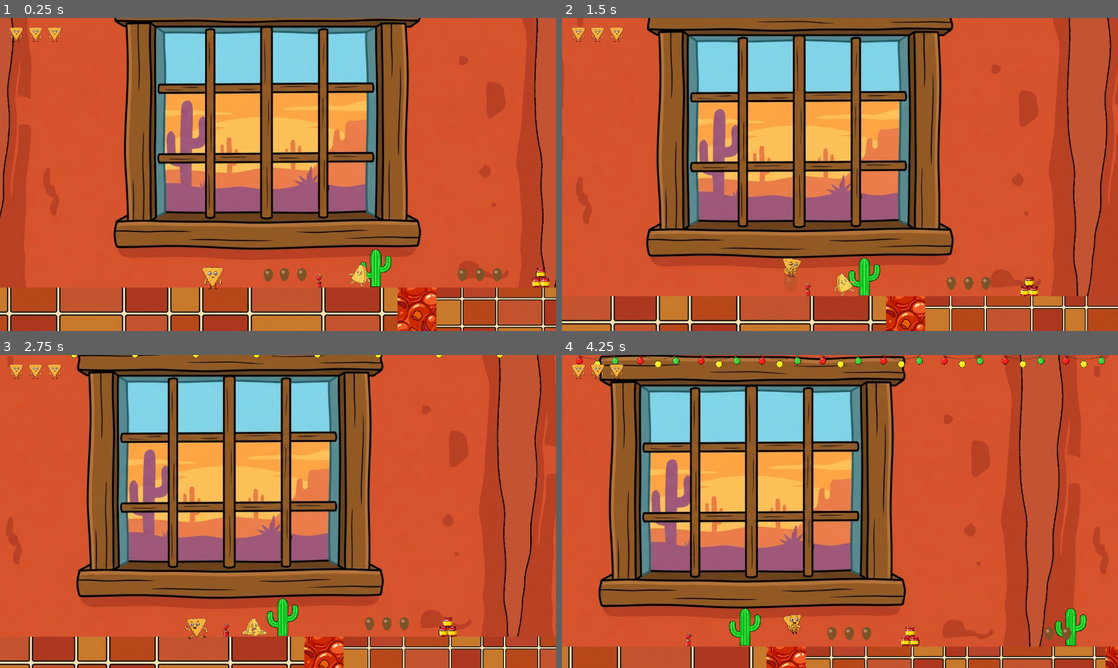
Above: before the commit, frames 1-4 (two rows, left to right).
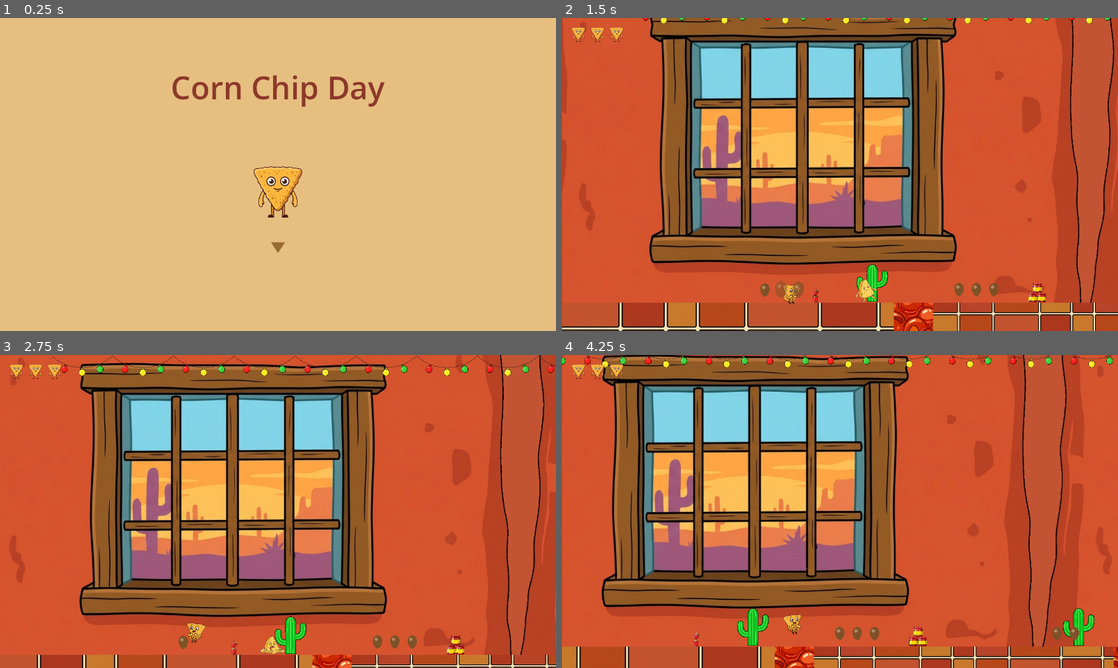
Above: after the commit, the same moments.

Repository: polkfarody/cornchipday
Game: Godot game, scene res://scenes/TitleScreen.tscn
Two runs of this game, one before a commit and one after it. Both use one fixed random seed, a clock stepped at 60 frames per second and the inputs below. Before the commit the project starts from res://scenes/Level1.tscn.
Inputs:
- Up to frame 1 (0.25 s): no input
- Up to frame 2 (1.5 s): tap Enter (ui_accept) at 0.5, 0.6, 0.77, 1.07, 1.35 s; hold Right (ui_right) from 0.53 s (still down)
- Up to frame 3 (2.75 s): tap Enter (ui_accept) at 1.52, 1.82, 2.1 s; release Right (ui_right) at 2.03 s; hold Left (ui_left) from 2.03 s (still down)
- Up to frame 4 (4.25 s): release Left (ui_left) at 2.78 s; hold Right (ui_right) from 2.78 s (still down); tap Enter (ui_accept) at 2.85, 3.02, 3.32, 3.6, 3.77, 4.07 s

The runs differ from the first frame. In frame 1, 100% of the frame differs, in the area x 0-100%, y 0-100%; in frame 2, 34%; in frame 3, 45%; in frame 4, 19%.

Commit message:
Add title screen and world map with level-unlock progression

Diff:
--- a/project.godot
+++ b/project.godot
@@ -11,9 +11,13 @@
 [application]
 
 config/name="Cornchip Day"
-run/main_scene="res://scenes/Level1.tscn"
+run/main_scene="res://scenes/TitleScreen.tscn"
 config/features=PackedStringArray("4.7", "GL Compatibility")
 boot_splash/stretch_mode=4
+
+[autoload]
+
+GameProgress="*res://scripts/game_progress.gd"
 
 [display]
 
--- a/scenes/Level1.tscn
+++ b/scenes/Level1.tscn
@@ -54,7 +54,7 @@
 
 [node name="Level1" type="Node2D" unique_id=1358928885]
 script = ExtResource("0_level_base")
-next_level_path = "res://scenes/Level2.tscn"
+level_number = 1
 
 [node name="Backdrop" type="ColorRect" parent="." unique_id=1458772826]
 offset_left = -1377.0
--- a/scenes/Level2.tscn
+++ b/scenes/Level2.tscn
@@ -43,7 +43,7 @@
 
 [node name="Level2" type="Node2D" unique_id=209566101]
 script = ExtResource("0_level_base")
-next_level_path = "res://scenes/Level3.tscn"
+level_number = 2
 
 [node name="WindowParallax" type="ParallaxBackground" parent="." unique_id=983599640]
 
--- a/scenes/Level3.tscn
+++ b/scenes/Level3.tscn
@@ -50,7 +50,7 @@
 
 [node name="Level3" type="Node2D"]
 script = ExtResource("0_level_base")
-next_level_path = "res://scenes/Level4.tscn"
+level_number = 3
 
 [node name="Backdrop" type="ColorRect" parent="."]
 offset_left = -700.0
--- a/scenes/Level4.tscn
+++ b/scenes/Level4.tscn
@@ -49,7 +49,7 @@
 
 [node name="Level4" type="Node2D"]
 script = ExtResource("0_level_base")
-next_level_path = "res://scenes/Level5.tscn"
+level_number = 4
 
 [node name="Backdrop" type="ColorRect" parent="."]
 offset_left = -700.0
--- a/scenes/Level5.tscn
+++ b/scenes/Level5.tscn
@@ -49,7 +49,7 @@
 
 [node name="Level5" type="Node2D"]
 script = ExtResource("0_level_base")
-next_level_path = "res://scenes/Level6.tscn"
+level_number = 5
 
 [node name="Backdrop" type="ColorRect" parent="."]
 offset_left = -700.0
--- a/scenes/Level6.tscn
+++ b/scenes/Level6.tscn
@@ -50,7 +50,7 @@
 
 [node name="Level6" type="Node2D"]
 script = ExtResource("0_level_base")
-next_level_path = "res://scenes/Level7.tscn"
+level_number = 6
 grants_double_jump = true
 
 [node name="Backdrop" type="ColorRect" parent="."]
--- a/scenes/Level7.tscn
+++ b/scenes/Level7.tscn
@@ -51,6 +51,7 @@
 [node name="Level7" type="Node2D"]
 script = ExtResource("0_level_base")
 grants_double_jump = true
+level_number = 7
 
 [node name="Backdrop" type="ColorRect" parent="."]
 offset_left = -700.0
--- /dev/null
+++ b/scenes/TitleScreen.tscn
@@ -0,0 +1,51 @@
+[gd_scene format=3]
+
+[ext_resource type="Script" path="res://scripts/title_screen.gd" id="1_title_screen"]
+[ext_resource type="Texture2D" path="res://Assets/generated/characters/cornchip/cornchip_frame1.png" id="2_idle1"]
+[ext_resource type="Texture2D" path="res://Assets/generated/characters/cornchip/cornchip_frame2.png" id="3_idle2"]
+
+[sub_resource type="SpriteFrames" id="SpriteFrames_titlecornchip"]
+animations = [{
+"frames": [{
+"duration": 1.0,
+"texture": ExtResource("2_idle1")
+}, {
+"duration": 1.0,
+"texture": ExtResource("3_idle2")
+}],
+"loop": true,
+"name": &"idle",
+"speed": 2.5
+}]
+
+[node name="TitleScreen" type="Node2D"]
+script = ExtResource("1_title_screen")
+
+[node name="Backdrop" type="ColorRect" parent="."]
+offset_left = -20.0
+offset_top = -20.0
+offset_right = 1300.0
+offset_bottom = 740.0
+color = Color(0.9, 0.75, 0.5, 1)
+
+[node name="Title" type="Label" parent="."]
+offset_left = 140.0
+offset_top = 100.0
+offset_right = 1140.0
+offset_bottom = 220.0
+theme_override_font_sizes/font_size = 72
+theme_override_colors/font_color = Color(0.55, 0.22, 0.16, 1)
+horizontal_alignment = 1
+vertical_alignment = 1
+text = "Corn Chip Day"
+
+[node name="Cornchip" type="AnimatedSprite2D" parent="."]
+position = Vector2(640, 400)
+scale = Vector2(0.5, 0.5)
+sprite_frames = SubResource("SpriteFrames_titlecornchip")
+animation = &"idle"
+
+[node name="PromptIcon" type="Polygon2D" parent="."]
+position = Vector2(640, 520)
+color = Color(0.6, 0.42, 0.2, 1)
+polygon = PackedVector2Array(-16, -12, 16, -12, 0, 12)
--- /dev/null
+++ b/scenes/WorldMap.tscn
@@ -0,0 +1,100 @@
+[gd_scene format=3]
+
+[ext_resource type="Script" path="res://scripts/world_map.gd" id="1_world_map"]
+[ext_resource type="Texture2D" path="res://Assets/generated/characters/cornchip/cornchip_frame1.png" id="2_idle1"]
+[ext_resource type="Texture2D" path="res://Assets/generated/characters/cornchip/cornchip_frame2.png" id="3_idle2"]
+[ext_resource type="Texture2D" path="res://Assets/generated/characters/cornchip/cornchip_frame3.png" id="4_run1"]
+[ext_resource type="Texture2D" path="res://Assets/generated/characters/cornchip/cornchip_frame4.png" id="5_run2"]
+
+[sub_resource type="SpriteFrames" id="SpriteFrames_avatar"]
+animations = [{
+"frames": [{
+"duration": 1.0,
+"texture": ExtResource("2_idle1")
+}, {
+"duration": 1.0,
+"texture": ExtResource("3_idle2")
+}],
+"loop": true,
+"name": &"idle",
+"speed": 3.0
+}, {
+"frames": [{
+"duration": 1.0,
+"texture": ExtResource("4_run1")
+}, {
+"duration": 1.0,
+"texture": ExtResource("5_run2")
+}],
+"loop": true,
+"name": &"run",
+"speed": 8.0
+}]
+
+[node name="WorldMap" type="Node2D"]
+script = ExtResource("1_world_map")
+
+[node name="Backdrop" type="ColorRect" parent="."]
+offset_left = -20.0
+offset_top = -20.0
+offset_right = 1300.0
+offset_bottom = 740.0
+color = Color(0.55, 0.75, 0.45, 1)
+
+[node name="PathLine" type="Line2D" parent="."]
+width = 6.0
+default_color = Color(0.6, 0.42, 0.2, 1)
+
+[node name="Node1" type="Node2D" parent="."]
+position = Vector2(150, 520)
+
+[node name="Marker" type="Polygon2D" parent="Node1"]
+color = Color(0.85, 0.68, 0.35, 1)
+polygon = PackedVector2Array(24, 0, 16.5, 16.5, 0, 24, -16.5, 16.5, -24, 0, -16.5, -16.5, 0, -24, 16.5, -16.5)
+
+[node name="Node2" type="Node2D" parent="."]
+position = Vector2(150, 320)
+
+[node name="Marker" type="Polygon2D" parent="Node2"]
+color = Color(0.85, 0.68, 0.35, 1)
+polygon = PackedVector2Array(24, 0, 16.5, 16.5, 0, 24, -16.5, 16.5, -24, 0, -16.5, -16.5, 0, -24, 16.5, -16.5)
+
+[node name="Node3" type="Node2D" parent="."]
+position = Vector2(400, 320)
+
+[node name="Marker" type="Polygon2D" parent="Node3"]
+color = Color(0.85, 0.68, 0.35, 1)
+polygon = PackedVector2Array(24, 0, 16.5, 16.5, 0, 24, -16.5, 16.5, -24, 0, -16.5, -16.5, 0, -24, 16.5, -16.5)
+
+[node name="Node4" type="Node2D" parent="."]
+position = Vector2(400, 520)
+
+[node name="Marker" type="Polygon2D" parent="Node4"]
+color = Color(0.85, 0.68, 0.35, 1)
+polygon = PackedVector2Array(24, 0, 16.5, 16.5, 0, 24, -16.5, 16.5, -24, 0, -16.5, -16.5, 0, -24, 16.5, -16.5)
+
+[node name="Node5" type="Node2D" parent="."]
+position = Vector2(650, 520)
+
+[node name="Marker" type="Polygon2D" parent="Node5"]
+color = Color(0.85, 0.68, 0.35, 1)
+polygon = PackedVector2Array(24, 0, 16.5, 16.5, 0, 24, -16.5, 16.5, -24, 0, -16.5, -16.5, 0, -24, 16.5, -16.5)
+
+[node name="Node6" type="Node2D" parent="."]
+position = Vector2(650, 320)
+
+[node name="Marker" type="Polygon2D" parent="Node6"]
+color = Color(0.85, 0.68, 0.35, 1)
+polygon = PackedVector2Array(24, 0, 16.5, 16.5, 0, 24, -16.5, 16.5, -24, 0, -16.5, -16.5, 0, -24, 16.5, -16.5)
+
+[node name="Node7" type="Node2D" parent="."]
+position = Vector2(900, 320)
+
+[node name="Marker" type="Polygon2D" parent="Node7"]
+color = Color(0.75, 0.55, 0.25, 1)
+polygon = PackedVector2Array(30, 0, 20.6, 20.6, 0, 30, -20.6, 20.6, -30, 0, -20.6, -20.6, 0, -30, 20.6, -20.6)
+
+[node name="Avatar" type="AnimatedSprite2D" parent="."]
+scale = Vector2(0.22, 0.22)
+sprite_frames = SubResource("SpriteFrames_avatar")
+animation = &"idle"
--- /dev/null
+++ b/scripts/game_progress.gd
@@ -0,0 +1,31 @@
+extends Node
+
+# Phase 4 world map (confirmed 2026-07-20): the project's first autoload --
+# nothing before this needed state to survive a scene change (has_double_jump/
+# has_spin_dash deliberately don't, see player.gd's comment on that). Level
+# unlock progress does, so it lives here instead. In-memory only, resets on
+# app restart -- the confirmed scope is "survives scene changes", not a save
+# file, so no disk persistence is added here.
+
+const LEVEL_COUNT := 7
+const LEVEL_SCENE_PATHS := [
+	"res://scenes/Level1.tscn",
+	"res://scenes/Level2.tscn",
+	"res://scenes/Level3.tscn",
+	"res://scenes/Level4.tscn",
+	"res://scenes/Level5.tscn",
+	"res://scenes/Level6.tscn",
+	"res://scenes/Level7.tscn",
+]
+
+var highest_unlocked_level := 1
+var last_played_level := 1
+
+func unlock_level(level_number: int) -> void:
+	highest_unlocked_level = max(highest_unlocked_level, min(level_number, LEVEL_COUNT))
+
+func is_unlocked(level_number: int) -> bool:
+	return level_number <= highest_unlocked_level
+
+func level_scene_path(level_number: int) -> String:
+	return LEVEL_SCENE_PATHS[level_number - 1]
--- a/scripts/level_base.gd
+++ b/scripts/level_base.gd
@@ -7,9 +7,11 @@
 #     level at 0 -- Player itself just handles the per-hit stumble/respawn.
 #   - Counts the scattered bean tokens (group "bean_token"); no on-screen
 #     counter yet.
-#   - Transitions to `next_level_path` once the level's ingredient is
-#     collected. Bosses call register_level_ingredient() on whichever node
-#     is get_tree().current_scene when they spawn the ingredient, since the
+#   - Returns to WorldMap.tscn once the level's ingredient is collected
+#     (Phase 4 world map, confirmed 2026-07-20 -- previously chained
+#     straight into next_level_path; the map is now the hub between every
+#     level). Bosses call register_level_ingredient() on whichever node is
+#     get_tree().current_scene when they spawn the ingredient, since the
 #     ingredient doesn't exist until then and a boss can't assume it'll
 #     still be alive by the time the player actually walks over and grabs
 #     it a few seconds later.
@@ -17,8 +19,9 @@
 const MAX_LIVES := 3
 const RESTART_DELAY := 0.6
 const LEVEL_COMPLETE_DELAY := 1.2
+const WORLD_MAP_PATH := "res://scenes/WorldMap.tscn"
 
-@export var next_level_path: String = ""
+@export var level_number: int = 0  # 1-7, used to unlock level_number+1 on completion (GameProgress)
 @export var grants_double_jump: bool = false  # Level 6+ (characters.txt Bestiary by Level) -- re-granted per level rather than persisted, see player.gd's has_double_jump comment
 
 @onready var player: CharacterBody2D = $Player
@@ -68,6 +71,8 @@
 	if level_complete:
 		return
 	level_complete = true
+	if level_number > 0:
+		GameProgress.unlock_level(level_number + 1)
+		GameProgress.last_played_level = level_number
 	await get_tree().create_timer(LEVEL_COMPLETE_DELAY).timeout
-	if next_level_path != "":
-		get_tree().change_scene_to_file(next_level_path)
+	get_tree().change_scene_to_file(WORLD_MAP_PATH)
--- /dev/null
+++ b/scripts/title_screen.gd
@@ -0,0 +1,26 @@
+extends Node2D
+
+# Phase 4 title screen (confirmed 2026-07-20): the game's actual entry point
+# now (see project.godot's run/main_scene, previously Level1.tscn directly).
+# "Corn Chip Day" is the one piece of text exempted from the no-reading-
+# required pillar -- it's the game's name, same as a box cover; everything
+# else here (the bouncing prompt icon, Cornchip's idle animation) stays
+# icon/animation-driven, not text.
+
+const PROMPT_BASE_Y := 520.0
+const BOB_SPEED := 4.0
+const BOB_AMPLITUDE := 10.0
+
+@onready var cornchip: AnimatedSprite2D = $Cornchip
+@onready var prompt_icon: Polygon2D = $PromptIcon
+
+var bob_time := 0.0
+
+func _ready() -> void:
+	cornchip.play("idle")
+
+func _process(delta: float) -> void:
+	bob_time += delta * BOB_SPEED
+	prompt_icon.position.y = PROMPT_BASE_Y + sin(bob_time) * BOB_AMPLITUDE
+	if Input.is_action_just_pressed("ui_accept"):
+		get_tree().change_scene_to_file("res://scenes/WorldMap.tscn")
--- /dev/null
+++ b/scripts/world_map.gd
@@ -0,0 +1,95 @@
+extends Node2D
+
+# Phase 4 world map (confirmed 2026-07-20): one connected path, not true
+# branching -- the avatar walks node-to-node in whichever screen-direction
+# each connection actually points (the path curves for visual variety,
+# SMB3-style), computed from the node markers' own positions rather than
+# hardcoded per segment, so the .tscn layout stays the single source of
+# truth. Locked nodes (level_number > GameProgress.highest_unlocked_level)
+# simply can't be walked onto -- forward movement past the frontier is
+# refused; walking back to any already-unlocked node and pressing accept
+# replays it (e.g. for more beans), no separate code path needed for that.
+
+const MOVE_SPEED := 500.0
+const LOCKED_TINT := Color(0.4, 0.4, 0.4, 1.0)
+
+@onready var avatar: AnimatedSprite2D = $Avatar
+@onready var node_markers: Array = [$Node1, $Node2, $Node3, $Node4, $Node5, $Node6, $Node7]
+@onready var path_line: Line2D = $PathLine
+
+var node_positions: Array = []
+var current_index := 0
+var is_moving := false
+
+func _ready() -> void:
+	for marker in node_markers:
+		node_positions.append(marker.position)
+	path_line.points = PackedVector2Array(node_positions)
+	current_index = clampi(GameProgress.last_played_level - 1, 0, node_positions.size() - 1)
+	avatar.position = node_positions[current_index]
+	avatar.play("idle")
+	_refresh_node_visuals()
+
+func _refresh_node_visuals() -> void:
+	for i in node_markers.size():
+		node_markers[i].modulate = LOCKED_TINT if not GameProgress.is_unlocked(i + 1) else Color.WHITE
+
+func _process(_delta: float) -> void:
+	if is_moving:
+		return
+	if Input.is_action_just_pressed("ui_accept"):
+		_enter_current_level()
+		return
+	var dir := Vector2.ZERO
+	if Input.is_action_just_pressed("ui_right"):
+		dir = Vector2.RIGHT
+	elif Input.is_action_just_pressed("ui_left"):
+		dir = Vector2.LEFT
+	elif Input.is_action_just_pressed("ui_up"):
+		dir = Vector2.UP
+	elif Input.is_action_just_pressed("ui_down"):
+		dir = Vector2.DOWN
+	if dir != Vector2.ZERO:
+		_try_move(dir)
+
+func _try_move(input_dir: Vector2) -> void:
+	var target_index := -1
+	if current_index + 1 < node_positions.size() and GameProgress.is_unlocked(current_index + 2):
+		var delta: Vector2 = node_positions[current_index + 1] - node_positions[current_index]
+		if _matches_direction(delta, input_dir):
+			target_index = current_index + 1
+	if target_index == -1 and current_index - 1 >= 0:
+		var delta_back: Vector2 = node_positions[current_index - 1] - node_positions[current_index]
+		if _matches_direction(delta_back, input_dir):
+			target_index = current_index - 1
+	if target_index != -1:
+		_move_to(target_index)
+
+func _matches_direction(delta: Vector2, input_dir: Vector2) -> bool:
+	if delta.length() < 1.0:
+		return false
+	var primary: Vector2
+	if absf(delta.x) >= absf(delta.y):
+		primary = Vector2.RIGHT if delta.x > 0 else Vector2.LEFT
+	else:
+		primary = Vector2.DOWN if delta.y > 0 else Vector2.UP
+	return primary == input_dir
+
+func _move_to(target_index: int) -> void:
+	is_moving = true
+	current_index = target_index
+	avatar.play("run")
+	var target_pos: Vector2 = node_positions[target_index]
+	var duration: float = avatar.position.distance_to(target_pos) / MOVE_SPEED
+	var tween := create_tween()
+	tween.tween_property(avatar, "position", target_pos, duration)
+	tween.tween_callback(_on_move_finished)
+
+func _on_move_finished() -> void:
+	is_moving = false
+	avatar.play("idle")
+
+func _enter_current_level() -> void:
+	var level_number := current_index + 1
+	GameProgress.last_played_level = level_number
+	get_tree().change_scene_to_file(GameProgress.level_scene_path(level_number))
Not shown, added: scripts/chase_trigger.gd.uid
Not shown, added: scripts/game_progress.gd.uid
Not shown, added: scripts/guac_patch.gd.uid
Not shown, added: scripts/rolling_hazard.gd.uid
Not shown, added: scripts/world_map.gd.uid
Not shown, changed: feature.md
Not shown, changed: plan.md
